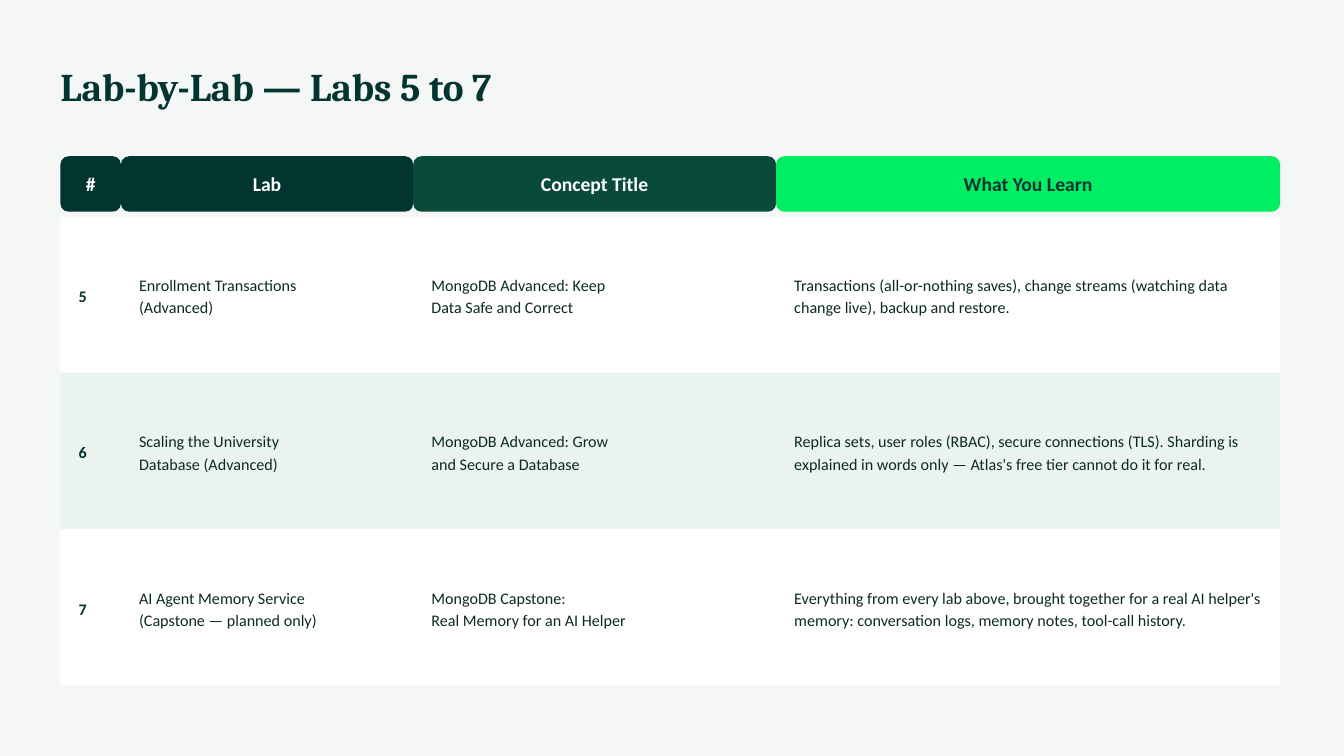
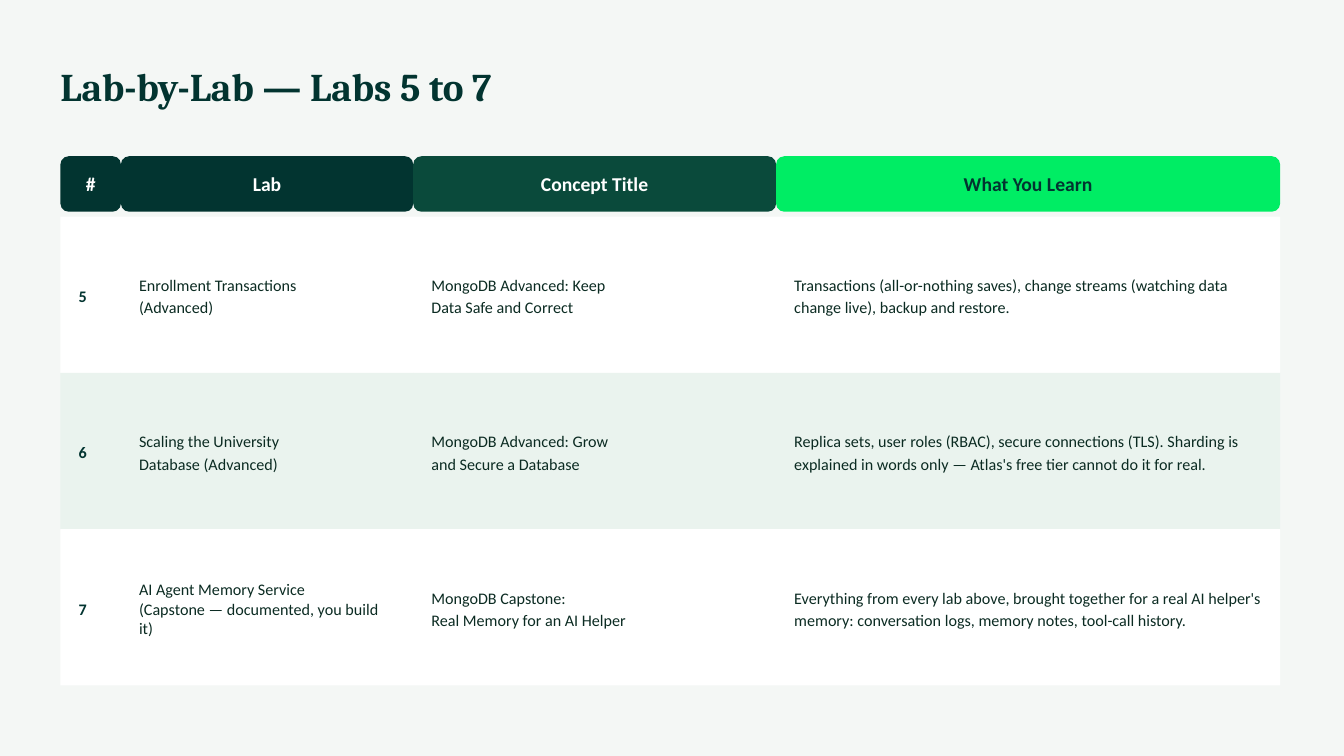
Before and after one commit to CogKnowEdge-Solutions/Context-Memory-Layer, a slide deck: slide 27 of MongoDB-Labs/MongoDB_Labs_Overview.pptx. Drawn at 1344x756 pixels with LibreOffice and Linux fonts; fonts in the diff are those of the drawing. Boxes give left, top, right and bottom in pixels: in the first picture for what was removed or moved away, otherwise in the second. Text is boxed around its words. In the diff, an @@ line names an element or a change of style, - is before the commit and + after.

```diff
--- a/MongoDB-Labs/MongoDB_Labs_Overview.pptx
+++ b/MongoDB-Labs/MongoDB_Labs_Overview.pptx
@@ text at (x1=139, y1=603, x2=378, y2=636): text changed @@
-(Capstone — planned only)
+(Capstone — documented, you build it)
```
Also in this commit, not shown: 2 other slides changed, 19 other files.
